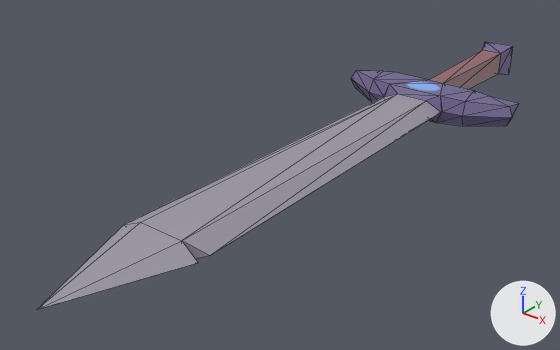
The glTF model Assets/Models/SwordModel/sword.glb, before and after one commit.
Both versions are drawn from a camera (50 mm lens) standing at (6.88, -13.36, 5.36) and looking at (-0.76, -3.81, -0.56). Every picture has the same lights, and +X, +Y and +Z are marked at lower right. Mesh edges are drawn as thin lines. Vertices at the same position are counted once.

Before the edit, the objects in view are built like this:
```python
me_cube_002 = bpy.data.meshes.new('Cube.002')
me_cube_002.from_pydata(...)  # 58 vertices, 112 faces; spans x -1.81..1.81, y -9.3..3.58, z -0.34..0.34
me_cube_002.materials.append(mat_swordmat)  # picture img_swordtex
ob_cube_001 = bpy.data.objects.new('Cube.001', me_cube_002)
ob_cube_001.location = (0.0, 0.0, 0.0)
```
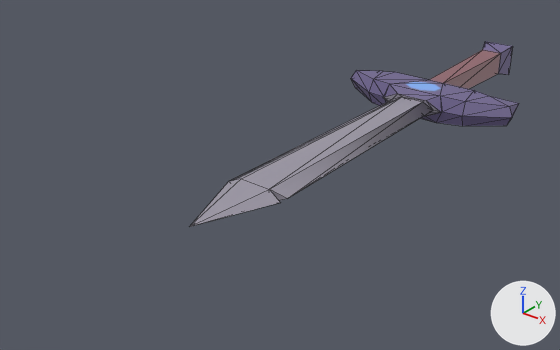
Pixel boxes [x1, y1, x2, y2] of what changed, in the pictures (560 x 350 px):
'Cube.001', reshaped (32% narrower, 31% shorter)
    before: [37, 41, 519, 310]
    after: [190, 41, 519, 227]
part 1 of me_cube_002, built on
    before: [37, 94, 441, 310]
    after: [190, 94, 441, 227]

The edits, one by one:
me_cube_002 is used by ob_cube_001; location (0.0, 0.0, 0.0).
me_cube_002 had 58 vertices, 112 faces and spanned x -1.81..1.81, y -9.3..3.58, z -0.34..0.34.
me_cube_002 now has 65 vertices, 129 faces and spans x -1.81..1.81, y -6.79..3.58, z -0.34..0.34.
Part 1, on me_cube_002:
8 vertices are removed from x -0.75..0.75, y -9.3..-7.17, z -0.17..0.16.
20 faces are deleted.
15 vertices are added at x -0.65..0.55, y -6.79..-0.67, z -0.12..0.12.
37 new faces join them.
